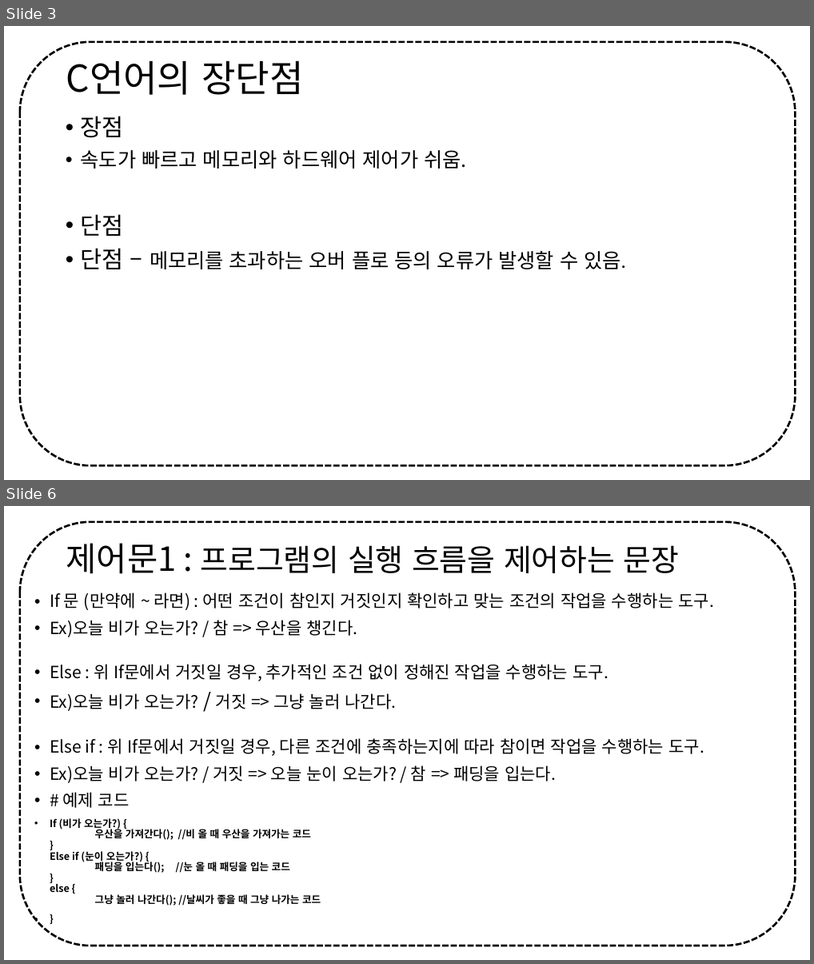
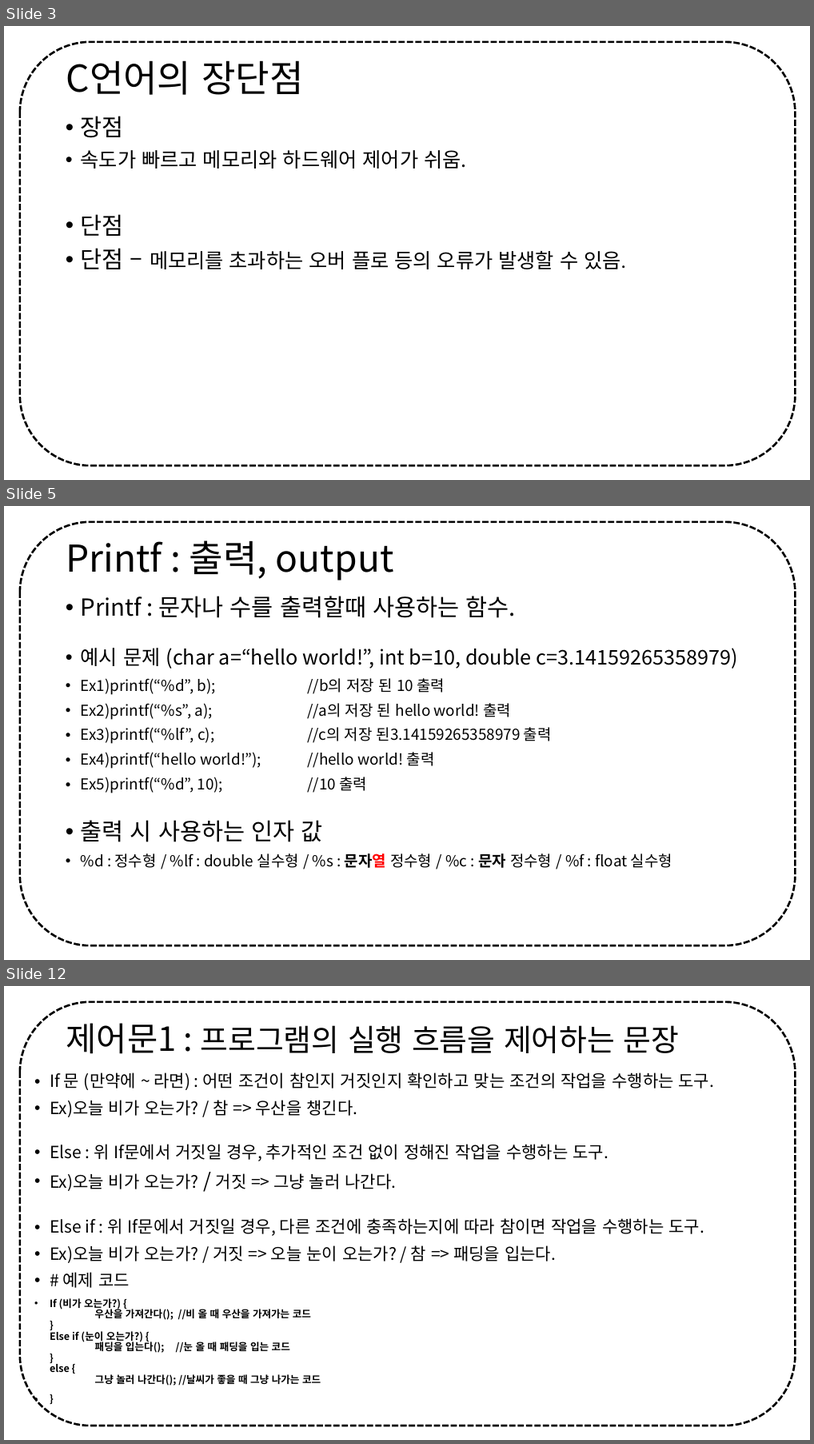
Before and after one commit to Z3r0c0k3/23-make, a slide deck: C lang/정보보안 멘토링 - C언어 zeroday.pptx. Shown one above the other, each under a label of ours: slides 3 and 6 before the commit, slides 3, 5 and 12 after it; the slides between them are not shown. The pictures are 814x964 and 814x1444 pixels, drawn with LibreOffice and Linux fonts; fonts in the diff are those of the drawing. Boxes give left, top, right and bottom in pixels: in the first picture for what was removed or moved away, otherwise in the second. Text is boxed around its words. In the diff, an @@ line names an element or a change of style, - is before the commit and + after.

```diff
--- a/C lang/정보보안 멘토링 - C언어 zeroday.pptx
+++ b/C lang/정보보안 멘토링 - C언어 zeroday.pptx
@@ slide 5 added at (4,506,810,960), background #FFFFFF; not listed: 1 template element that a slide beside it also shows @@
@@ title added at (66,540,394,580), 44 pt, text #000000 @@
+Printf : 출력, output
@@ text added at (81,596,738,868), 18 pt, text #000000 @@
+• Printf : 문자나 수를 출력할때 사용하는 함수.
+• 예시 문제 (char a=“hello world!”, int b=10, double c=3.14159265358979)
+• Ex1)printf(“%d”, b); //b의 저장 된 10 출력
+• Ex2)printf(“%s”, a); //a의 저장 된 hello world! 출력
+• Ex3)printf(“%lf”, c); //c의 저장 된3.14159265358979 출력
+• Ex4)printf(“hello world!”); //hello world! 출력
+• Ex5)printf(“%d”, 10); //10 출력
+• 출력 시 사용하는 인자 값
+• %d : 정수형 / %lf : double 실수형 / %s : 문자열 정수형 / %c : 문자 정수형 / %f : float 실수형
@@ what was slide 6 is now slide 12 @@
```
Also in this commit, not shown: 5 slides changed, 8 other slides added, 1 slide removed.
